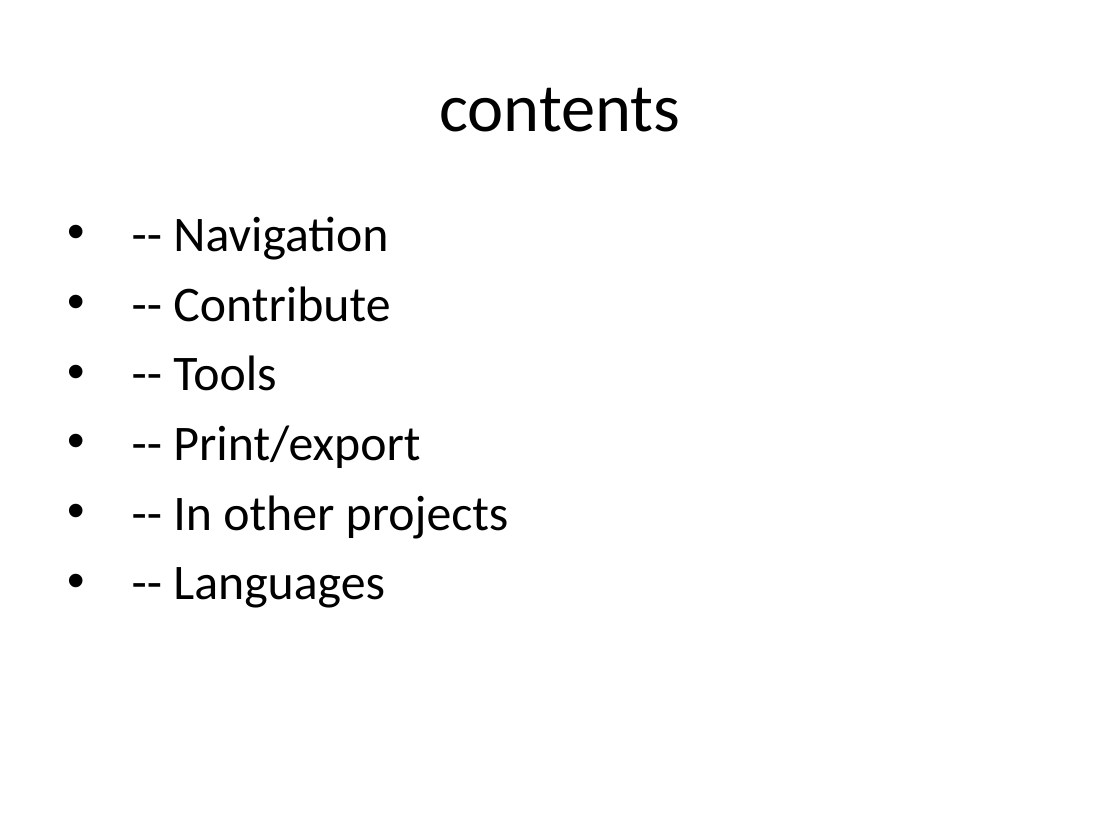
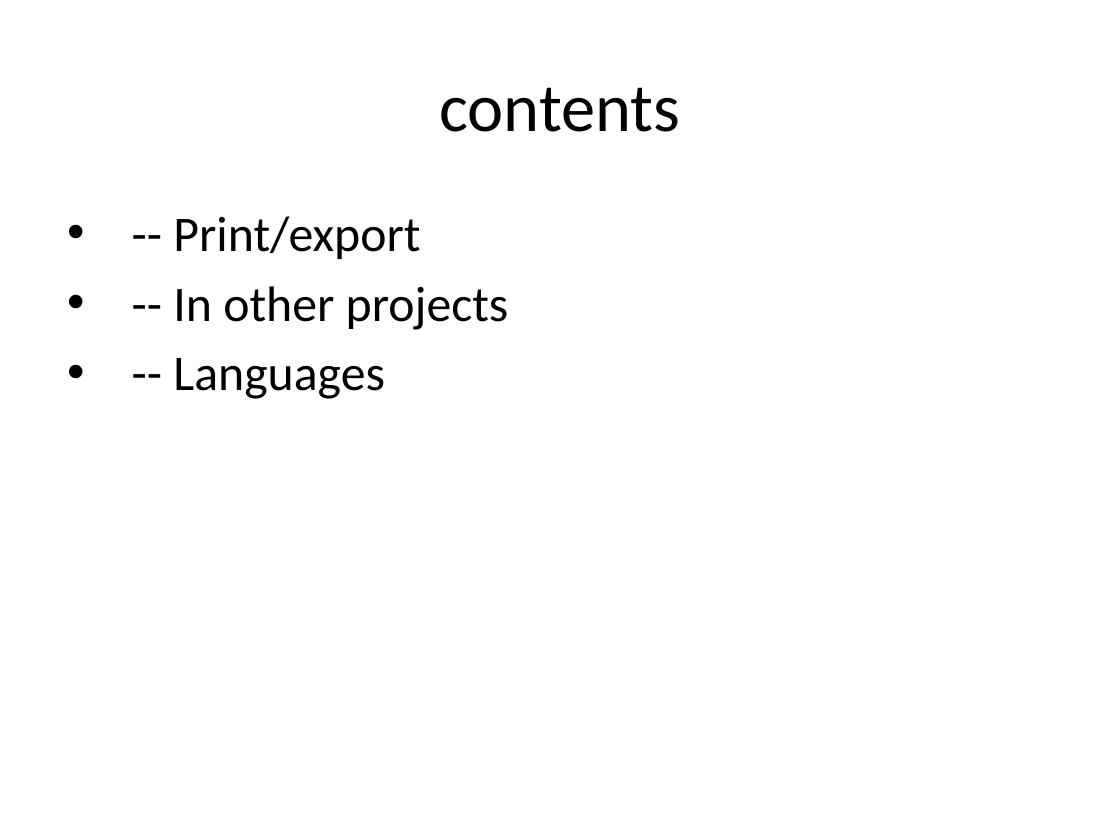
Before and after one commit to eppisai/Uplift---Smart-educational-Platform, a slide deck: slide 4 of AutoPPT-main/AutoPPT-main/something.pptx (slide 7 before the commit). Drawn at 1120x840 pixels with LibreOffice and Linux fonts; fonts in the diff are those of the drawing. Boxes give left, top, right and bottom in pixels: in the first picture for what was removed or moved away, otherwise in the second. Text is boxed around its words. In the diff, an @@ line names an element or a change of style, - is before the commit and + after.

```diff
--- a/AutoPPT-main/AutoPPT-main/something.pptx
+++ b/AutoPPT-main/AutoPPT-main/something.pptx
@@ text at bbox=[173, 216, 390, 391]: paragraphs removed @@
-• -- Navigation
-• -- Contribute
-• -- Tools
```
Also in this commit, not shown: 1 other slide changed, 10 slides added, 43 slides removed, 1 other file.
